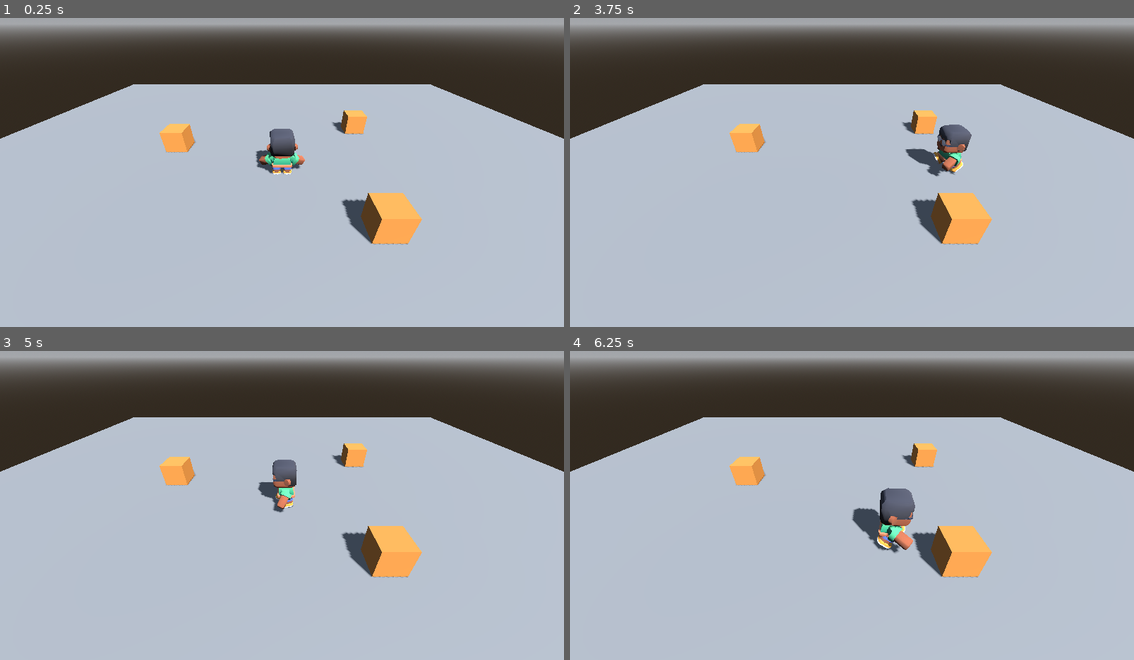
Above: before the commit, frames 1-4 (two rows, left to right).
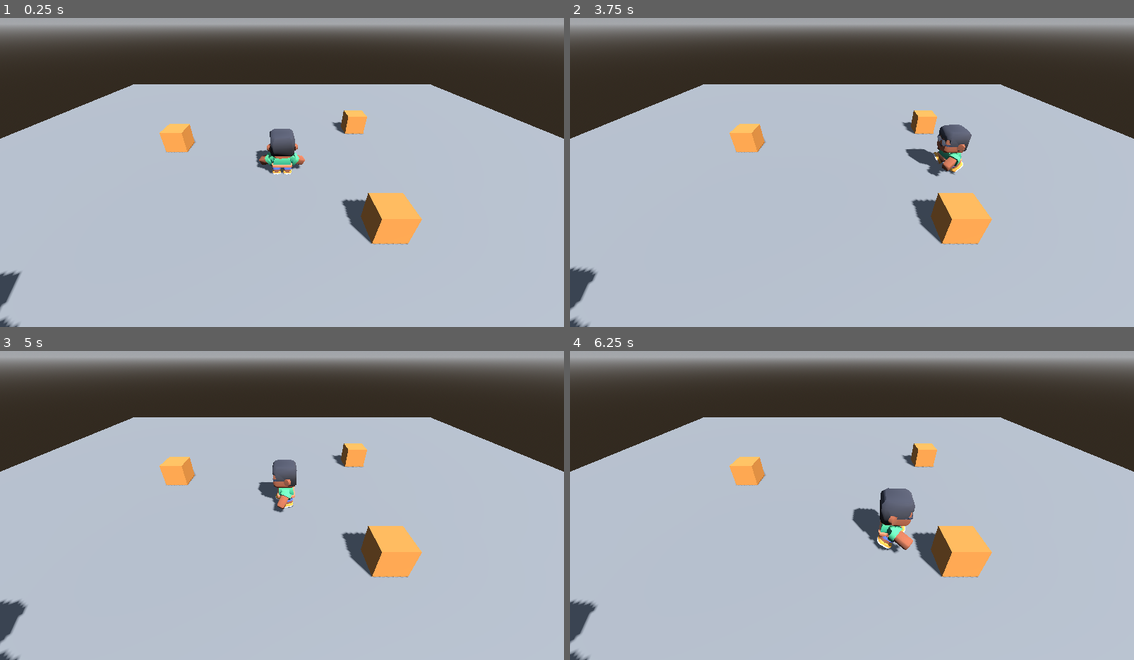
Above: after the commit, the same moments.

Repository: MaYueLRz/DistritoTropel
Game: Godot game, scene res://main.tscn
Same seed, same stepped clock (60 frames per second), same inputs: the game is played once before the commit and once after it.
Inputs:
- Up to frame 1 (0.25 s): no input
- Up to frame 2 (3.75 s): hold D (move_right) 0.53-1.28 s; hold S (move_down) 1.28-2.03 s; hold D (move_right) 2.03-2.78 s; hold W (move_up) 2.78-3.53 s; hold A (move_left) from 3.53 s (still down)
- Up to frame 3 (5 s): keep holding A (move_left)
- Up to frame 4 (6.25 s): release A (move_left) at 5.03 s; hold S (move_down) 5.03-5.78 s; hold D (move_right) from 5.78 s (still down)

The runs differ from the first frame. In frame 1, 0.3% of the frame differs, in the area x 0-4%, y 81-100%; in frame 2, 0.5%; in frame 3, 0.5%, in the area x 0-5%, y 80-100%; in frame 4, 0.5%.

Commit message:
T7 N1 - Tarea C - escena del enemigo

Diff:
--- a/main.tscn
+++ b/main.tscn
@@ -1,7 +1,8 @@
-[gd_scene format=3]
+[gd_scene format=3 uid="uid://cvcv7o80bsde"]
 
-[ext_resource type="Script" path="res://personaje.gd" id="1_pj"]
-[ext_resource type="PackedScene" path="res://personaje/character-male-a.glb" id="2_modelo"]
+[ext_resource type="Script" uid="uid://cchv43eug6720" path="res://personaje.gd" id="1_pj"]
+[ext_resource type="PackedScene" uid="uid://bkmexfnojlmxi" path="res://personaje/character-male-a.glb" id="2_modelo"]
+[ext_resource type="PackedScene" uid="uid://dk18yvl8nch8t" path="res://rival.tscn" id="3_h2yge"]
 
 [sub_resource type="ProceduralSkyMaterial" id="CieloMat"]
 
@@ -18,77 +19,81 @@
 [sub_resource type="BoxShape3D" id="PisoForma"]
 size = Vector3(30, 0.2, 30)
 
+[sub_resource type="BoxMesh" id="CajaMalla"]
+
+[sub_resource type="StandardMaterial3D" id="CajaMat"]
+albedo_color = Color(0.85, 0.55, 0.25, 1)
+
+[sub_resource type="BoxShape3D" id="CajaForma"]
+
 [sub_resource type="CapsuleShape3D" id="Capsula"]
 radius = 0.35
 height = 1.75
 
-[sub_resource type="BoxMesh" id="CajaMalla"]
+[node name="Main" type="Node3D" unique_id=1671145720]
 
-[sub_resource type="BoxShape3D" id="CajaForma"]
-
-[sub_resource type="StandardMaterial3D" id="CajaMat"]
-albedo_color = Color(0.85, 0.55, 0.25, 1)
-
-[node name="Main" type="Node3D"]
-
-[node name="WorldEnvironment" type="WorldEnvironment" parent="."]
+[node name="WorldEnvironment" type="WorldEnvironment" parent="." unique_id=621126599]
 environment = SubResource("Entorno")
 
-[node name="DirectionalLight3D" type="DirectionalLight3D" parent="."]
+[node name="DirectionalLight3D" type="DirectionalLight3D" parent="." unique_id=841936279]
 transform = Transform3D(0.866025, -0.353553, 0.353553, 0, 0.707107, 0.707107, -0.5, -0.612372, 0.612372, 0, 6, 0)
 shadow_enabled = true
 
-[node name="Suelo" type="StaticBody3D" parent="."]
+[node name="Suelo" type="StaticBody3D" parent="." unique_id=2089886921]
 
-[node name="MeshInstance3D" type="MeshInstance3D" parent="Suelo"]
+[node name="MeshInstance3D" type="MeshInstance3D" parent="Suelo" unique_id=1267114726]
 mesh = SubResource("PisoMalla")
 
-[node name="CollisionShape3D" type="CollisionShape3D" parent="Suelo"]
+[node name="CollisionShape3D" type="CollisionShape3D" parent="Suelo" unique_id=395670983]
 transform = Transform3D(1, 0, 0, 0, 1, 0, 0, 0, 1, 0, -0.1, 0)
 shape = SubResource("PisoForma")
 
-[node name="Cajas" type="Node3D" parent="."]
+[node name="Cajas" type="Node3D" parent="." unique_id=1074457497]
 
-[node name="Caja1" type="StaticBody3D" parent="Cajas"]
+[node name="Caja1" type="StaticBody3D" parent="Cajas" unique_id=76823760]
 transform = Transform3D(1, 0, 0, 0, 1, 0, 0, 0, 1, 4, 0.5, -4)
 
-[node name="MeshInstance3D" type="MeshInstance3D" parent="Cajas/Caja1"]
+[node name="MeshInstance3D" type="MeshInstance3D" parent="Cajas/Caja1" unique_id=845087355]
 mesh = SubResource("CajaMalla")
 surface_material_override/0 = SubResource("CajaMat")
 
-[node name="CollisionShape3D" type="CollisionShape3D" parent="Cajas/Caja1"]
+[node name="CollisionShape3D" type="CollisionShape3D" parent="Cajas/Caja1" unique_id=1831779336]
 shape = SubResource("CajaForma")
 
-[node name="Caja2" type="StaticBody3D" parent="Cajas"]
+[node name="Caja2" type="StaticBody3D" parent="Cajas" unique_id=135905877]
 transform = Transform3D(1, 0, 0, 0, 1, 0, 0, 0, 1, -5, 0.5, -2)
 
-[node name="MeshInstance3D" type="MeshInstance3D" parent="Cajas/Caja2"]
+[node name="MeshInstance3D" type="MeshInstance3D" parent="Cajas/Caja2" unique_id=329315948]
 mesh = SubResource("CajaMalla")
 surface_material_override/0 = SubResource("CajaMat")
 
-[node name="CollisionShape3D" type="CollisionShape3D" parent="Cajas/Caja2"]
+[node name="CollisionShape3D" type="CollisionShape3D" parent="Cajas/Caja2" unique_id=1166993896]
 shape = SubResource("CajaForma")
 
-[node name="Caja3" type="StaticBody3D" parent="Cajas"]
+[node name="Caja3" type="StaticBody3D" parent="Cajas" unique_id=1835482477]
 transform = Transform3D(1, 0, 0, 0, 1, 0, 0, 0, 1, 3, 0.5, 3)
 
-[node name="MeshInstance3D" type="MeshInstance3D" parent="Cajas/Caja3"]
+[node name="MeshInstance3D" type="MeshInstance3D" parent="Cajas/Caja3" unique_id=55385723]
 mesh = SubResource("CajaMalla")
 surface_material_override/0 = SubResource("CajaMat")
 
-[node name="CollisionShape3D" type="CollisionShape3D" parent="Cajas/Caja3"]
+[node name="CollisionShape3D" type="CollisionShape3D" parent="Cajas/Caja3" unique_id=29607097]
 shape = SubResource("CajaForma")
 
-[node name="Camera3D" type="Camera3D" parent="."]
+[node name="Camera3D" type="Camera3D" parent="." unique_id=2057627419]
 transform = Transform3D(1, 0, 0, 0, 0.819152, 0.573576, 0, -0.573576, 0.819152, 0, 5, 7)
 
-[node name="Personaje" type="CharacterBody3D" parent="." node_paths=PackedStringArray("camara")]
+[node name="Personaje" type="CharacterBody3D" parent="." unique_id=1816944193 node_paths=PackedStringArray("camara")]
 script = ExtResource("1_pj")
 camara = NodePath("../Camera3D")
 
-[node name="CollisionShape3D" type="CollisionShape3D" parent="Personaje"]
+[node name="CollisionShape3D" type="CollisionShape3D" parent="Personaje" unique_id=594947645]
 transform = Transform3D(1, 0, 0, 0, 1, 0, 0, 0, 1, 0, 0.875, 0)
 shape = SubResource("Capsula")
 
-[node name="Modelo" parent="Personaje" instance=ExtResource("2_modelo")]
+[node name="Modelo" parent="Personaje" unique_id=130179583 instance=ExtResource("2_modelo")]
 transform = Transform3D(-2.6, 0, 0, 0, 2.6, 0, 0, 0, -2.6, 0, 0, 0)
+
+[node name="rival" parent="." unique_id=1336246001 node_paths=PackedStringArray("objetivo") instance=ExtResource("3_h2yge")]
+transform = Transform3D(1, 0, 0, 0, 1, 0, 0, 0, 1, -6, 0, 6)
+objetivo = NodePath("../Personaje")
--- /dev/null
+++ b/rival.gd
@@ -0,0 +1,24 @@
+extends CharacterBody3D
+
+@export var objetivo: Node3D
+
+@onready var anim = $Modelo/AnimationPlayer
+
+var reloj = 0.0
+
+
+func _ready():
+	print("objetivo: ", objetivo)
+	anim.play("idle")
+
+
+func _physics_process(delta):
+	velocity += get_gravity() * delta
+	move_and_slide()
+
+	reloj += delta
+	if reloj >= 0.5:
+		reloj = 0.0
+		var hacia = objetivo.global_position - global_position
+		hacia.y = 0.0
+		print("distancia ", snappedf(hacia.length(), 0.01))
--- /dev/null
+++ b/rival.tscn
@@ -0,0 +1,18 @@
+[gd_scene format=3 uid="uid://dk18yvl8nch8t"]
+
+[ext_resource type="Script" uid="uid://17ain57axlor" path="res://rival.gd" id="1_43q2v"]
+[ext_resource type="PackedScene" uid="uid://btbidf61ylt57" path="res://personaje/character-male-d.glb" id="2_qqe5j"]
+
+[sub_resource type="CapsuleShape3D" id="CapsuleShape3D_3sy6q"]
+radius = 0.35
+height = 1.75
+
+[node name="rival" type="CharacterBody3D" unique_id=1336246001]
+script = ExtResource("1_43q2v")
+
+[node name="CollisionShape3D" type="CollisionShape3D" parent="." unique_id=1684280635]
+transform = Transform3D(1, 0, 0, 0, 1, 0, 0, 0, 1, 0, 0.875, 0)
+shape = SubResource("CapsuleShape3D_3sy6q")
+
+[node name="Modelo" parent="." unique_id=1019405128 instance=ExtResource("2_qqe5j")]
+transform = Transform3D(-2.6, 0, -2.2729921e-07, 0, 2.6, 0, 2.2729921e-07, 0, -2.6, 0, 0, 0)
Not shown, added: rival.gd.uid
